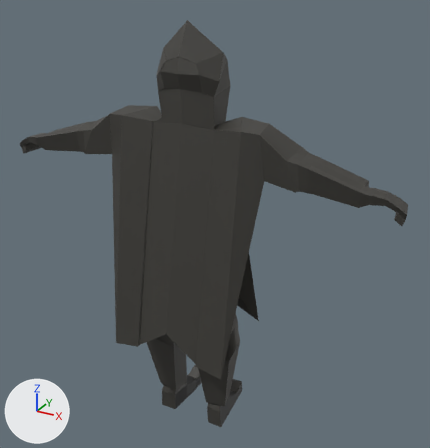
A saved change to the FBX model Assets/EnemyIdle.fbx.
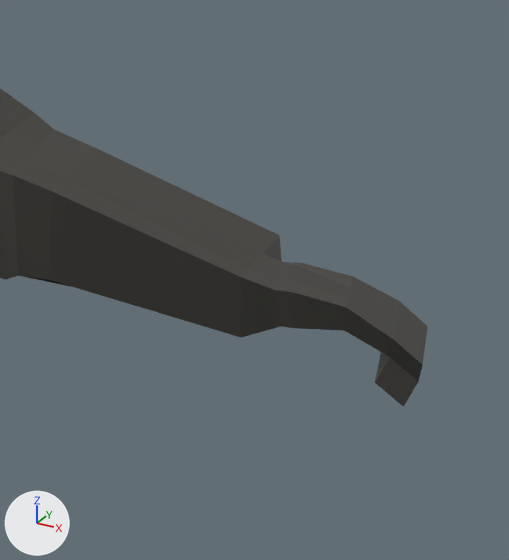
Each version is shown whole from a 50 mm camera at (6.59, -23.63, 5.1) aimed at (-0.03, -11.59, -0.92), then close up on the part from 68% to 100% of the width and 26% to 60% of the height. The lights are fixed; the arrows at lower left show +X, +Y and +Z. Where no turn or scale is listed for an object, it has been applied to the vertices.

The first close-up shows 'Enemy'.
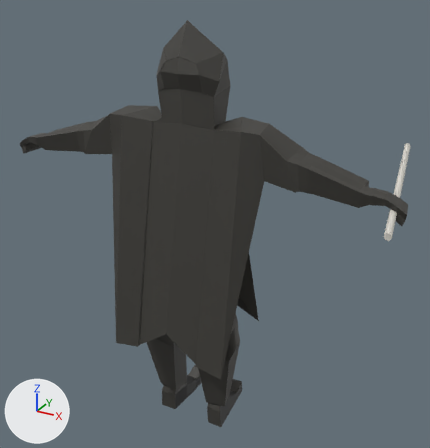
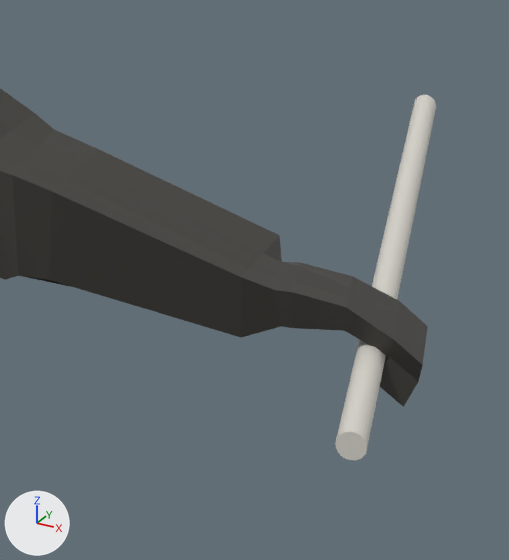
The newer file is also turned or shifted as a whole; pictures and numbers use the older file's frame.

The change in detail:
Material 'Axe.005' (mat_axe_005) is new.
Its base color is (0.723, 0.701, 0.638) (light grey #dddad1).
Mesh me_cylinder_005 is new.
It has 64 vertices, 34 faces and spans x -0.49..0.49, y -2.62..2.62, z -0.14..0.14.
It uses material mat_axe_005 (light grey #dddad1).
Object 'Axe' (ob_axe) is new; it shows me_cylinder_005.
Its location is (4.317, -11.581, 0.916).

Location of each change, [x1, y1, x2, y2] in pixels of the close-ups (509 x 560 px):
'Axe', added: after [335, 95, 436, 461]
